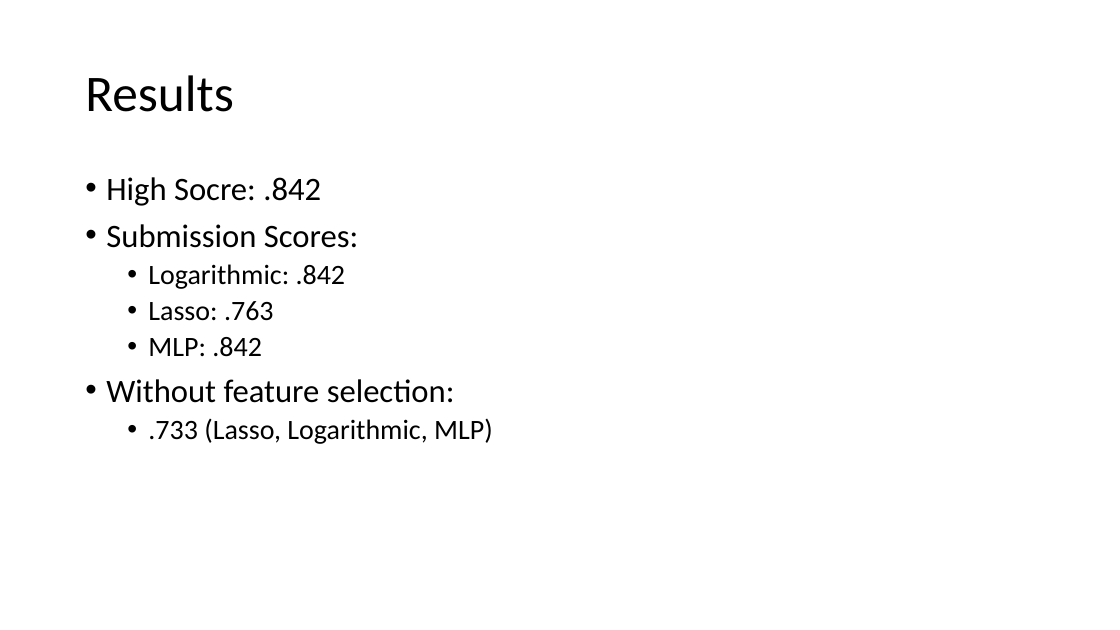
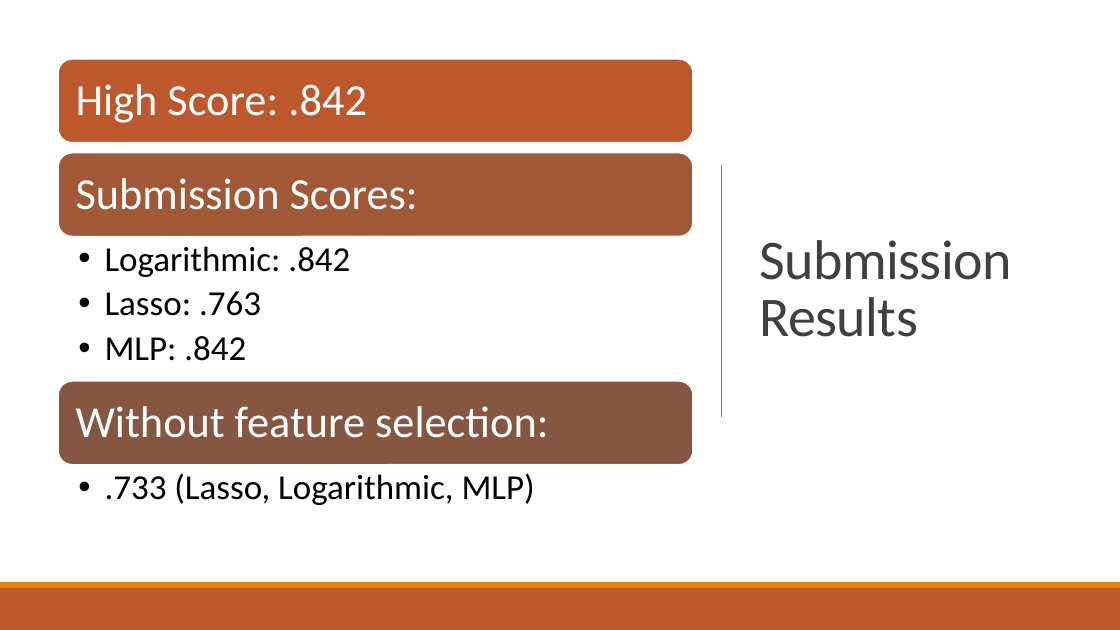
Before and after one commit to suong4554/Machine-Learning-Poly-U, a slide deck: slide 11 of Presentation.pptx. Drawn at 1120x630 pixels with LibreOffice and Linux fonts; fonts in the diff are those of the drawing. Boxes give left, top, right and bottom in pixels: in the first picture for what was removed or moved away, otherwise in the second. Text is boxed around its words. In the diff, an @@ line names an element or a change of style, - is before the commit and + after.

```diff
--- a/Presentation.pptx
+++ b/Presentation.pptx
@@ rectangle added at [0, 0, 1120, 582], fill #FFFFFF @@
@@ text removed at [106, 177, 493, 444] @@
-• High Socre: .842
-• Submission Scores:
-  • Logarithmic: .842
-  • Lasso: .763
-  • MLP: .842
-• Without feature selection:
-  • .733 (Lasso, Logarithmic, MLP)
@@ line added from (722, 165) to (722, 417), #808080 0.5 pt @@
@@ title at [760, 240, 1012, 337]: text changed; size 44 to 48 pt; text colour #000000 to #404040 @@
-Results
+Submission Results
@@ group added at [58, 59, 693, 505]: 5 texts, 3 rounded rectangles @@
+High Score: .842
+Submission Scores:
+  • Logarithmic: .842
+  • Lasso: .763
+  • MLP: .842
+Without feature selection:
+  • .733 (Lasso, Logarithmic, MLP)
@@ rectangle added at [0, 582, 1120, 588], fill #E48312 @@
@@ rectangle added at [0, 588, 1120, 630], fill #BD582C @@
```
Also in this commit, not shown: 12 other slides changed.
